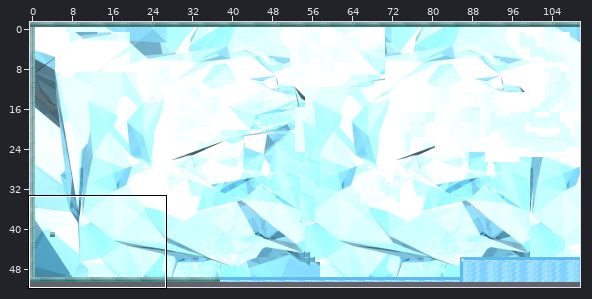
One commit to this Tiled map: assets/data/lvl3.tmx. The first picture is a wide view before the edit; the outline marks the close-up.
Close-up. Earlier state:
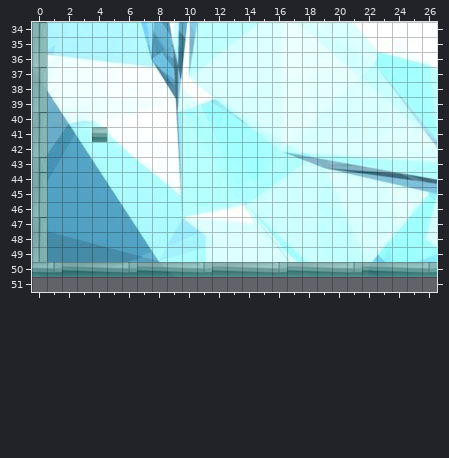
Cells are 15x15 px. Shown: x 0..26, y 34..51. The commit also changed other parts of the map, which this record leaves out. The old version is drawn lined up with the new one.
Once edited:
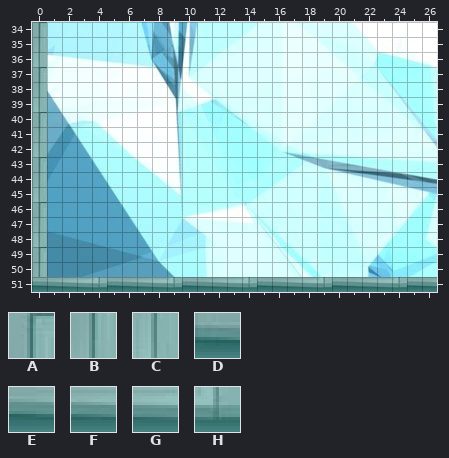
Key: from "city": A 4, B 10, C 16, D 18, E 19, F 20, G 21, H 22.
_ is an empty cell.
Difference:
{"change": "map size 500x80 -> 900x52 cells (old content now starts at 0,-29; both pictures use the new coordinates)"}
{"change": "layer \"plat\" opacity 90% -> 100%"}
{"where": "layer \"plat\""}
{"y":41,"x":4,"old":"G","new":"_"}
{"y":44,"x":0,"old":"A","new":"B"}
{"y":46,"x":0,"old":"C","new":"A"}
{"y":47,"x":0,"old":"A","new":"B"}
{"y":49,"x":0,"old":"C","new":"A"}
{"y":50,"x":0,"old":"GHDEFGHDEFGHDEFGHDEFGHDEFGH","new":"B__________________________"}
{"y":51,"x":0,"old":"___________________________","new":"DEFGHDEFGHDEFGHDEFGHDEFGHDE"}
